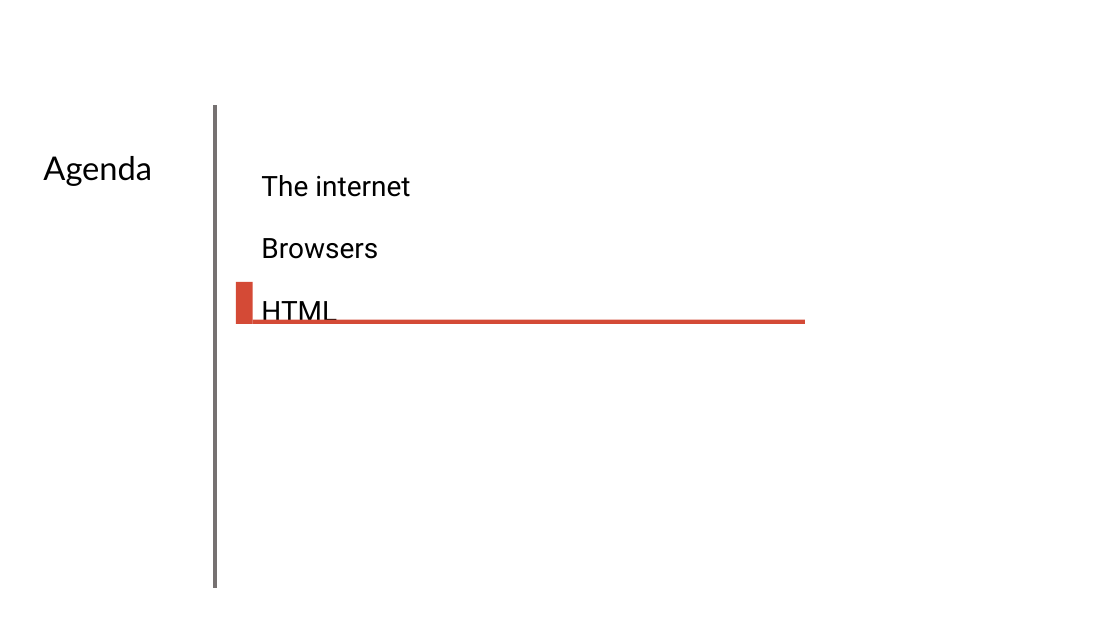
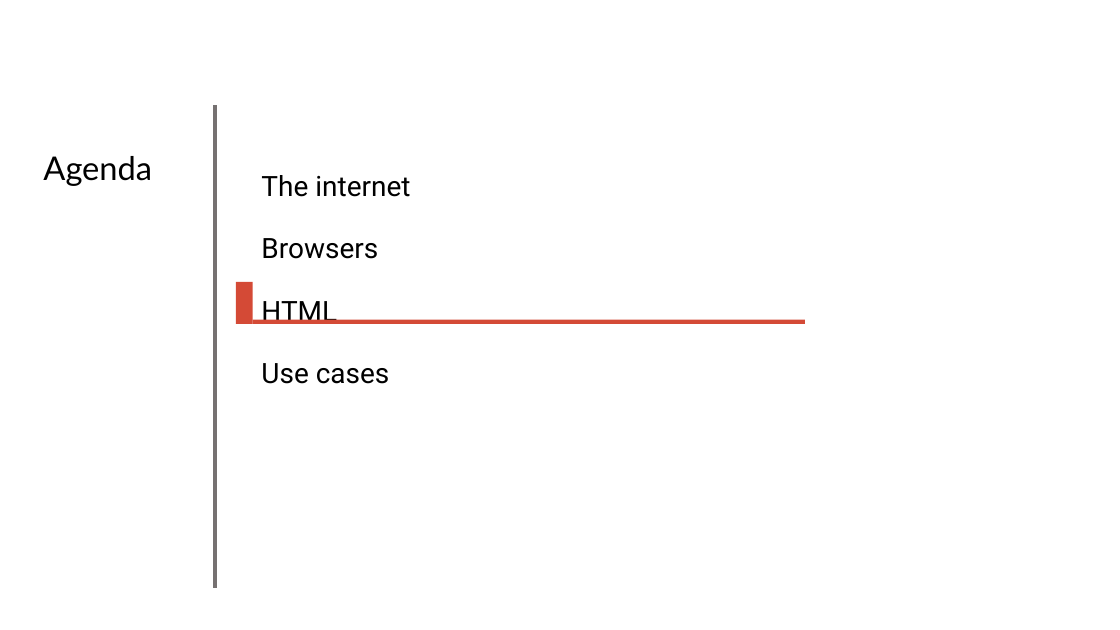
Before and after one commit to tobypenk/data-bootcamp, a slide deck: slide 17 of week 5/20230225 session 5.pptx. Drawn at 1120x630 pixels with LibreOffice and Linux fonts; fonts in the diff are those of the drawing. Boxes give left, top, right and bottom in pixels: in the first picture for what was removed or moved away, otherwise in the second. Text is boxed around its words. In the diff, an @@ line names an element or a change of style, - is before the commit and + after.

```diff
--- a/week 5/20230225 session 5.pptx
+++ b/week 5/20230225 session 5.pptx
@@ text at bbox=[261, 363, 390, 384]: paragraph added @@
+Use cases
```
Also in this commit, not shown: 3 other slides changed, 4 slides added.
